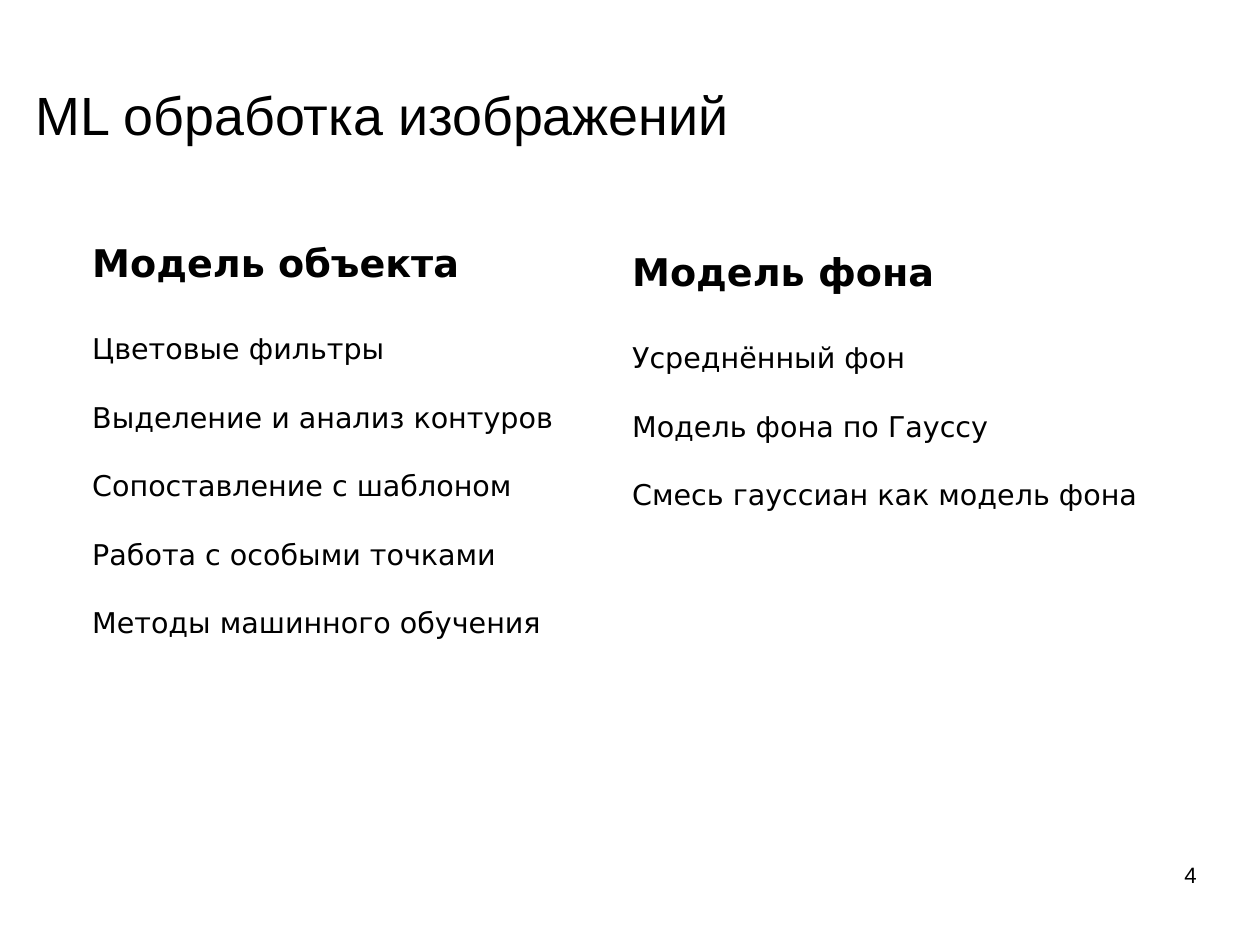
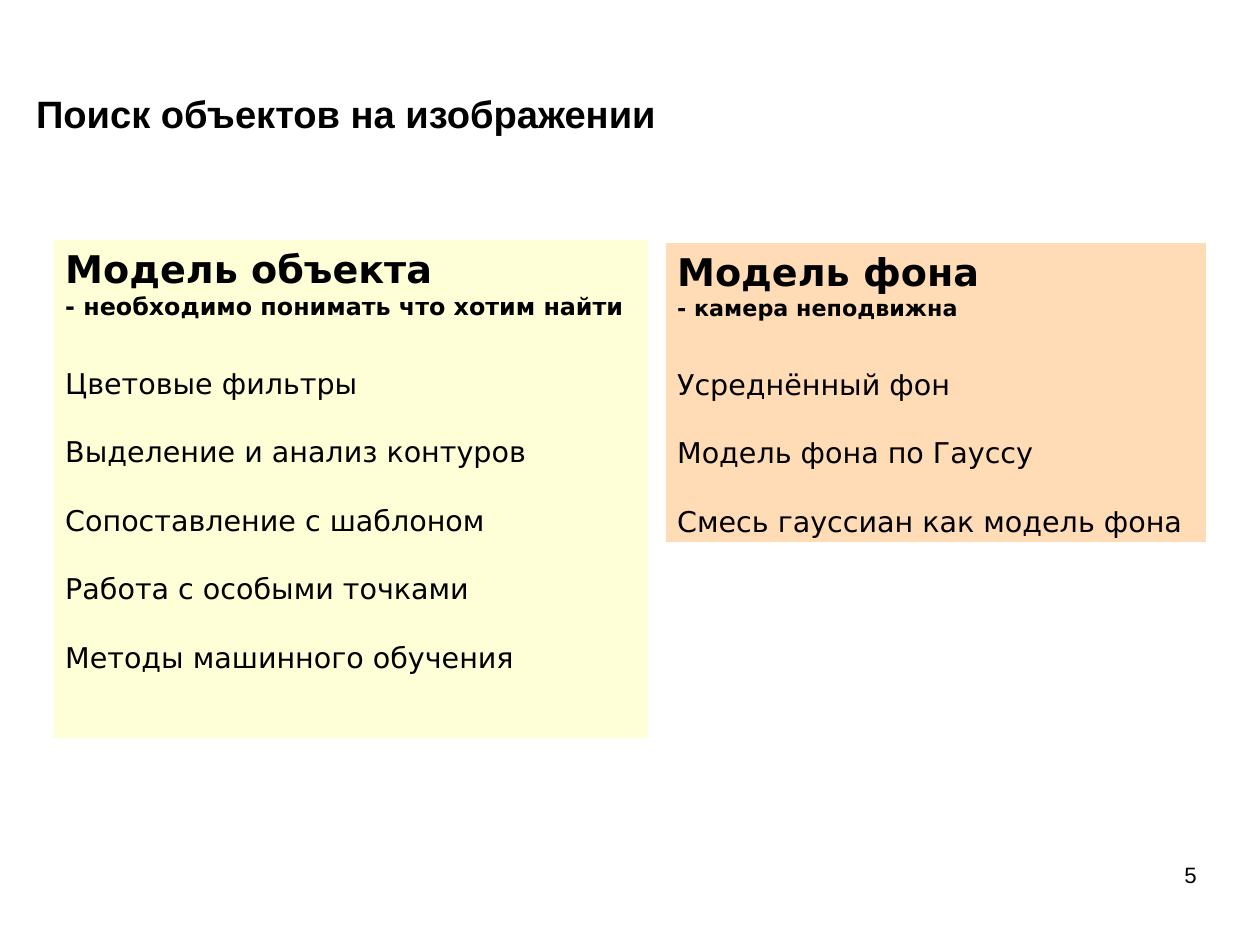
Before and after one commit to mechanoid5/ml_lectorium_2023_I, a slide deck: slide 5 of 20-img-proc.odp (slide 4 before the commit). Drawn at 1260x945 pixels with LibreOffice and Linux fonts; fonts in the diff are those of the drawing; background and template pictures are left out. Boxes give left, top, right and bottom in pixels: in the first picture for what was removed or moved away, otherwise in the second. Text is boxed around its words. In the diff, an @@ line names an element or a change of style, - is before the commit and + after.

```diff
--- a/20-img-proc.odp
+++ b/20-img-proc.odp
@@ title removed at (36,95,729,145) @@
-ML обработка изображений
@@ title added at (36,100,655,136), 24 pt, text #000000, bold @@
+Поиск объектов на изображении
@@ rectangle "Модель объекта": place and size @@
-rectangle "Модель объекта" at (92,247,553,639)
+rectangle "Модель объекта" at (54,240,648,739)
@@ rectangle "Модель объекта" at (54,240,648,739): fill none to #FFFFD7 @@
@@ rectangle "Модель фона": place and size @@
-rectangle "Модель фона" at (632,257,1137,511)
+rectangle "Модель фона" at (667,244,1206,543)
@@ rectangle "Модель фона" at (667,244,1206,543): fill none to #FFDBB6 @@
@@ text in rectangle at (83,296,624,319): paragraph added @@
+- необходимо понимать что хотим найти
@@ text in rectangle at (694,303,957,321): paragraph added @@
+- камера неподвижна
@@ page number at (1184,867,1196,884): text changed @@
-4
+5
```
Also in this commit, not shown: 18 slides added, 47 other files.
